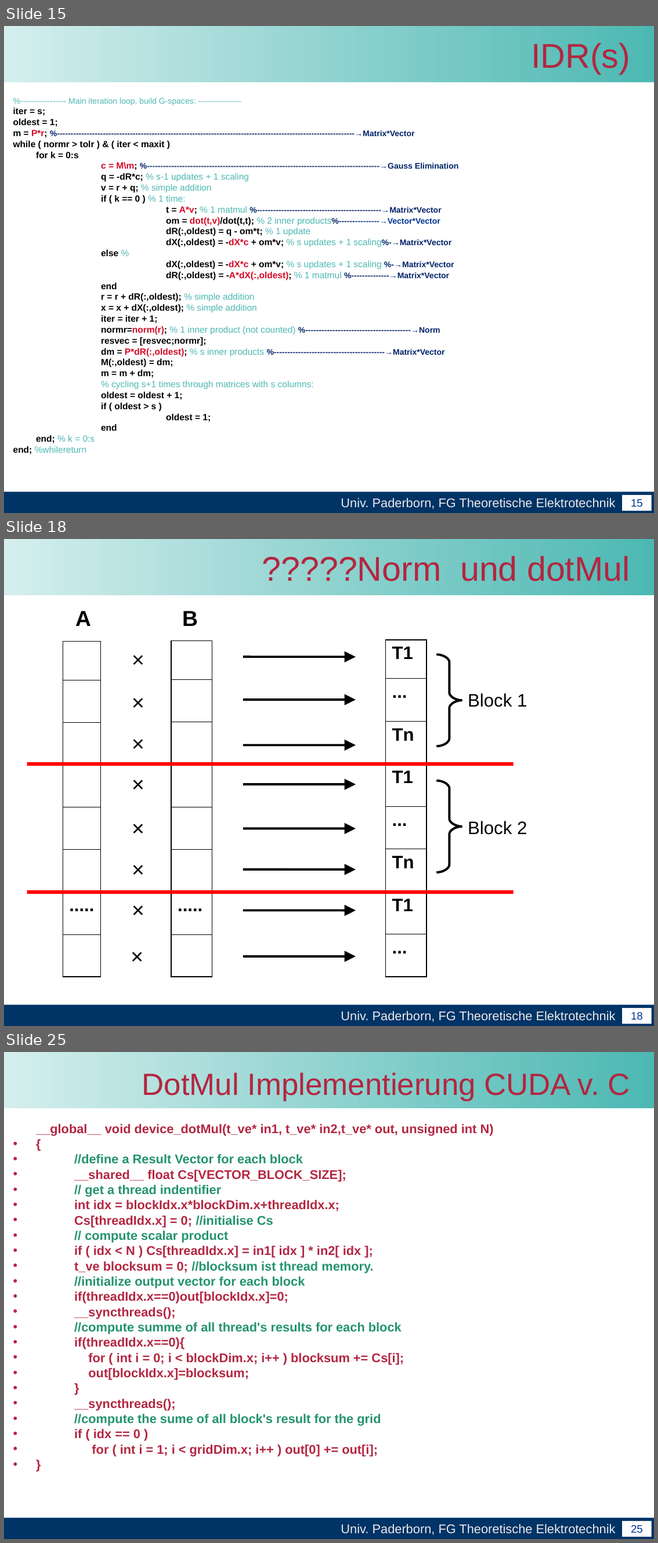
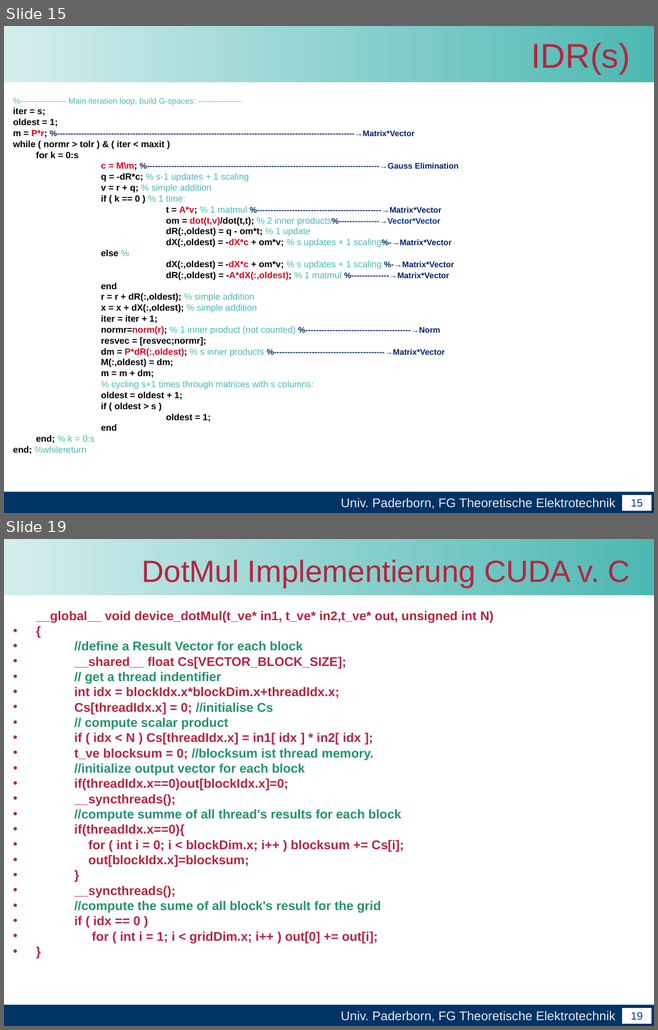
Before and after one commit to unconditional/projektarbeitcuda, a slide deck: Vortrag/Zwischenvortrag der Projektarbeit CUDA(xby).ppt. Shown one above the other, each under a label of ours: slides 15, 18 and 25 before the commit, slides 15 and 19 after it; the slides between them are not shown. The pictures are 658x1543 and 658x1030 pixels, drawn with LibreOffice and Linux fonts; fonts in the diff are those of the drawing; background and template pictures are left out. Boxes give left, top, right and bottom in pixels: in the first picture for what was removed or moved away, otherwise in the second. Text is boxed around its words. In the diff, an @@ line names an element or a change of style, - is before the commit and + after.

```diff
--- a/Vortrag/Zwischenvortrag der Projektarbeit CUDA(xby).ppt
+++ b/Vortrag/Zwischenvortrag der Projektarbeit CUDA(xby).ppt
@@ slide 18 removed at (4,539,654,1026), background #FFFFFF; not listed: 4 template elements that a slide beside it also shows @@
@@ title removed at (262,556,629,581) @@
-?????Norm und dotMul
@@ text removed at (75,611,91,626) @@
-A
@@ text removed at (182,611,198,626) @@
-B
@@ table removed at (63,642,100,977), 8 rows, 1 columns @@
-
-
-
-
-
-
-.....
-
@@ text removed at (125,642,151,675) @@
-×
@@ table removed at (171,641,212,977), 8 rows, 1 columns @@
-
-
-
-
-
-
-.....
-
@@ table removed at (385,640,426,977), 8 rows, 1 columns @@
-T1
-...
-Tn
-T1
-...
-Tn
-T1
-...
@@ arrow removed from (243, 657) to (355, 657) @@
@@ freeform shape removed at (436,654,461,746) @@
@@ text removed at (125,685,151,718) @@
-×
@@ text removed at (467,693,527,707) @@
-Block 1
@@ arrow removed from (243, 700) to (355, 700) @@
@@ text removed at (125,726,151,759) @@
-×
@@ arrow removed from (243, 745) to (355, 745) @@
@@ line removed from (27, 764) to (513, 764) @@
@@ text removed at (125,767,151,799) @@
-×
@@ freeform shape removed at (436,781,461,873) @@
@@ arrow removed from (243, 784) to (355, 784) @@
@@ text removed at (125,811,151,843) @@
-×
@@ arrow removed from (243, 829) to (355, 829) @@
@@ text removed at (467,821,527,835) @@
-Block 2
@@ text removed at (125,852,151,885) @@
-×
@@ arrow removed from (243, 870) to (355, 870) @@
@@ line removed from (27, 892) to (513, 892) @@
@@ text removed at (125,893,151,925) @@
-×
@@ arrow removed from (243, 911) to (355, 911) @@
@@ text removed at (124,939,150,972) @@
-×
@@ arrow removed from (243, 957) to (355, 957) @@
@@ what was slide 25 is now slide 19 @@
@@ page number at (630,1012,643,1020): text changed @@
-25
+19
```
Also in this commit, not shown: 2 slides changed, 5 other slides removed.
